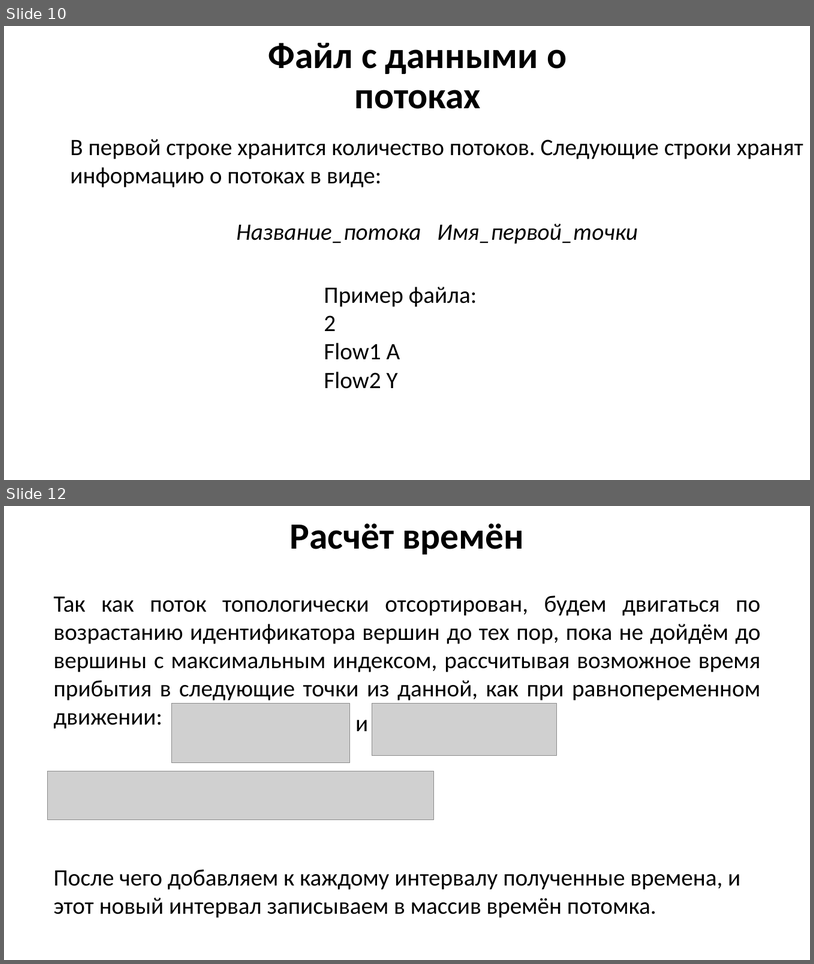
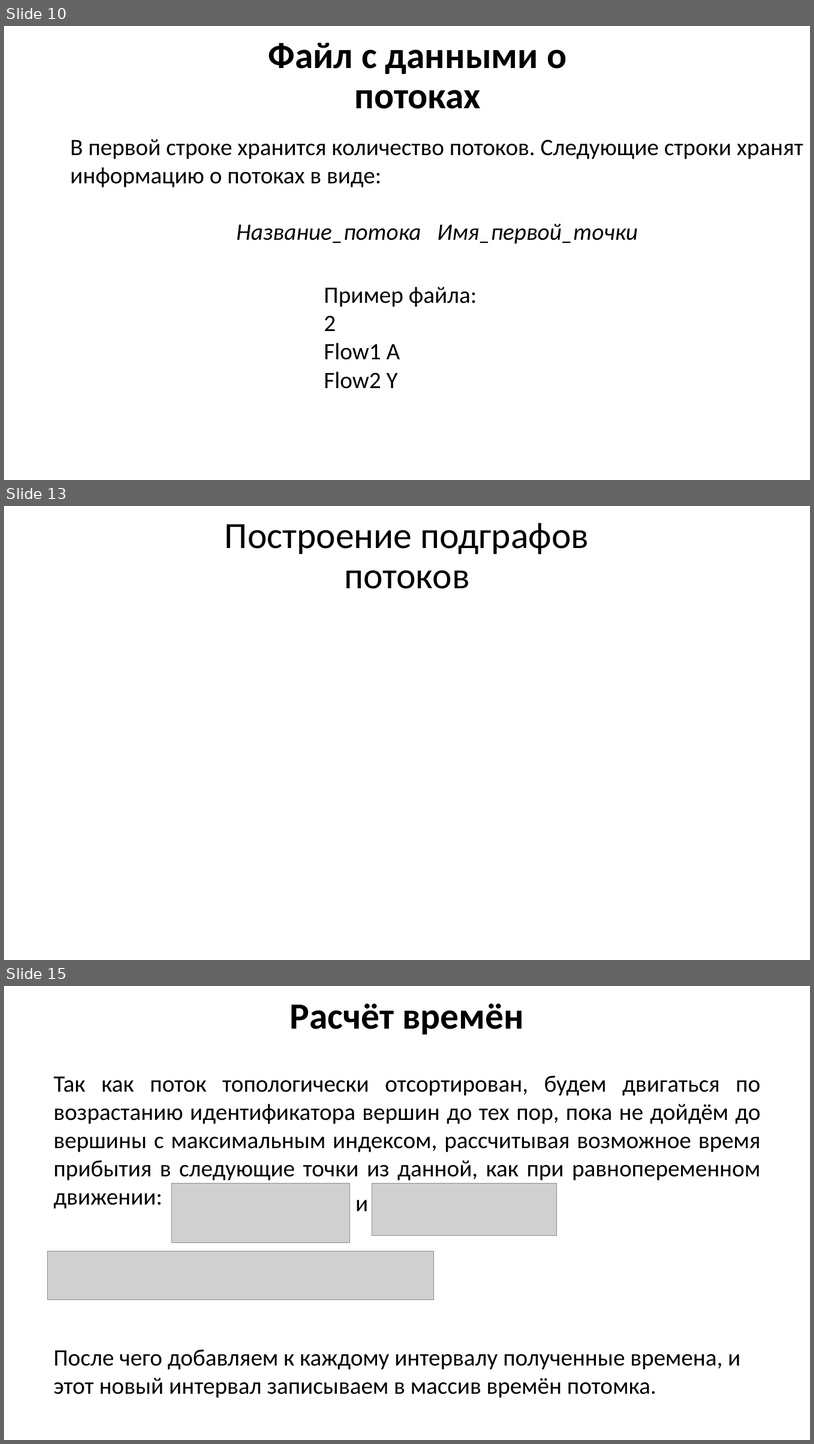
Before and after one commit to GooDgRaF/Bachelor_diplom, a slide deck: Диплом/Презентация ВКР.pptx. Shown one above the other, each under a label of ours: slides 10 and 12 before the commit, slides 10, 13 and 15 after it; the slides between them are not shown. The pictures are 814x964 and 814x1444 pixels, drawn with LibreOffice and Linux fonts; fonts in the diff are those of the drawing; grey boxes stand for pictures; background and template pictures are left out. Boxes give left, top, right and bottom in pixels: in the first picture for what was removed or moved away, otherwise in the second. Text is boxed around its words. In the diff, an @@ line names an element or a change of style, - is before the commit and + after.

```diff
--- a/Диплом/Презентация ВКР.pptx
+++ b/Диплом/Презентация ВКР.pptx
@@ slide 13 added at (4,506,810,960), background picture (left out) @@
@@ text added at (225,523,589,589), 44 pt, text #000000 @@
+Построение подграфов потоков
@@ what was slide 12 is now slide 15 @@
```
Also in this commit, not shown: 5 slides changed, 5 other slides added, 1 slide removed, 18 other files.
